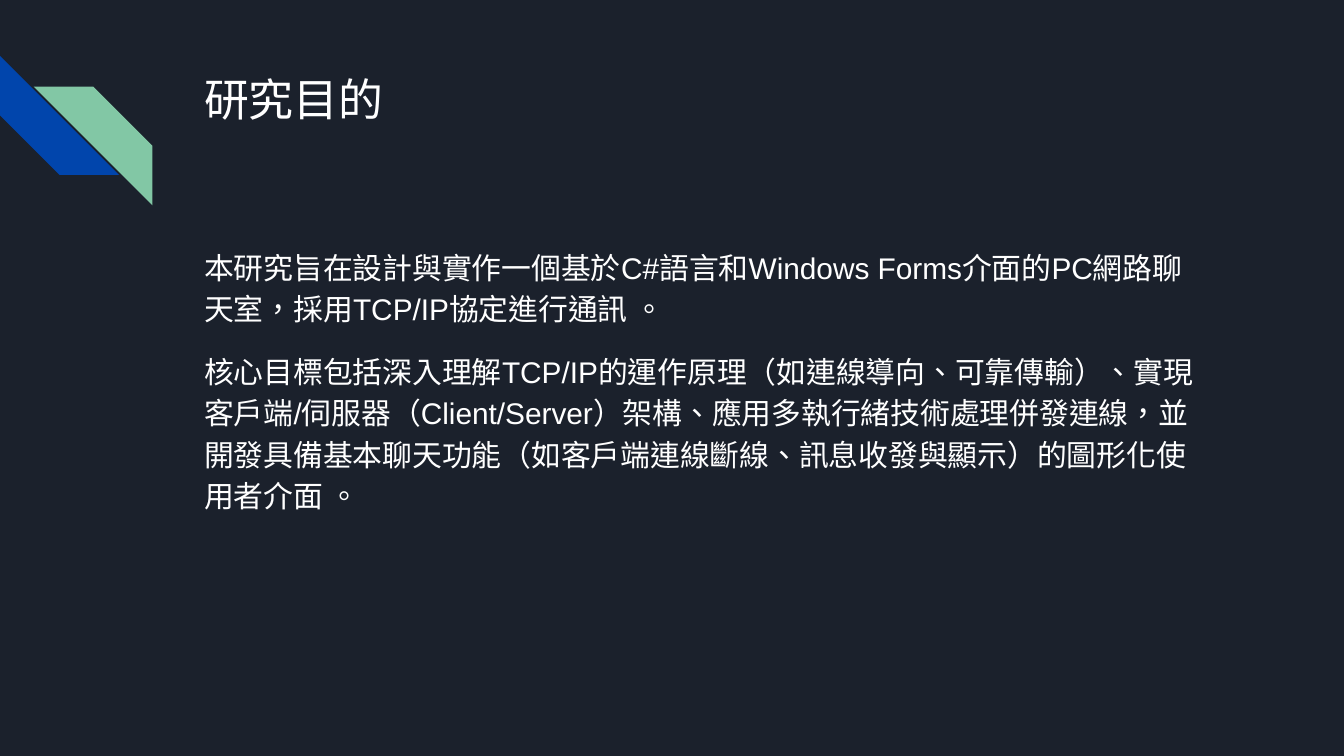
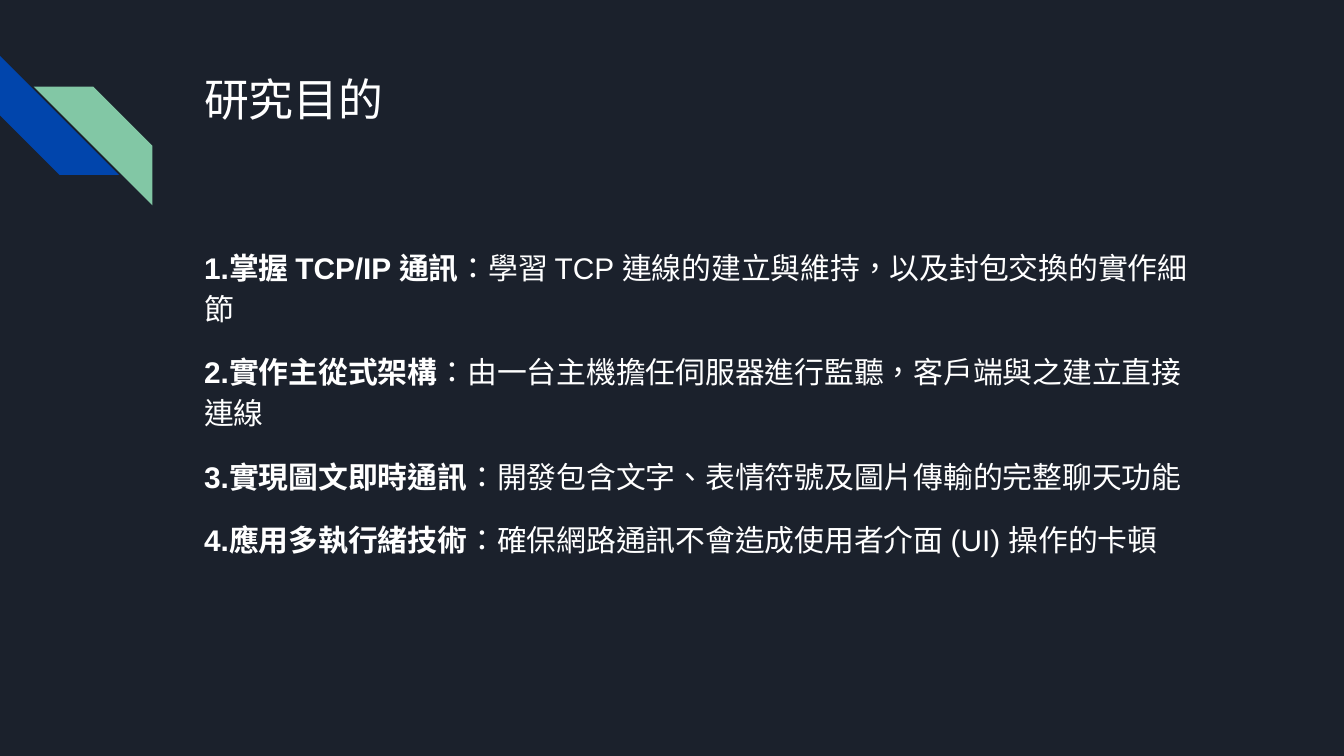
Before and after one commit to wortelbend/C-Sharp_Final, a slide deck: slide 2 of 文件/期末專題 PPT (1).pptx. Drawn at 1344x756 pixels with LibreOffice and Linux fonts; fonts in the diff are those of the drawing. Boxes give left, top, right and bottom in pixels: in the first picture for what was removed or moved away, otherwise in the second. Text is boxed around its words. In the diff, an @@ line names an element or a change of style, - is before the commit and + after.

```diff
--- a/文件/期末專題 PPT (1).pptx
+++ b/文件/期末專題 PPT (1).pptx
@@ text at bbox=[204, 253, 1187, 557]: text changed @@
-本研究旨在設計與實作一個基於C#語言和Windows Forms介面的PC網路聊天室，採用TCP/IP協定進行通訊 。
-核心目標包括深入理解TCP/IP的運作原理（如連線導向、可靠傳輸）、實現客戶端/伺服器（Client/Server）架構、應用多執行緒技術處理併發連線，並開發具備基本聊天功能（如客戶端連線斷線、訊息收發與顯示）的圖形化使用者介面 。
+1.掌握 TCP/IP 通訊：學習 TCP 連線的建立與維持，以及封包交換的實作細節
+2.實作主從式架構：由一台主機擔任伺服器進行監聽，客戶端與之建立直接連線
+3.實現圖文即時通訊：開發包含文字、表情符號及圖片傳輸的完整聊天功能
+4.應用多執行緒技術：確保網路通訊不會造成使用者介面 (UI) 操作的卡頓
```
Also in this commit, not shown: 5 other slides changed, 1 slide added, 2 slides removed.
